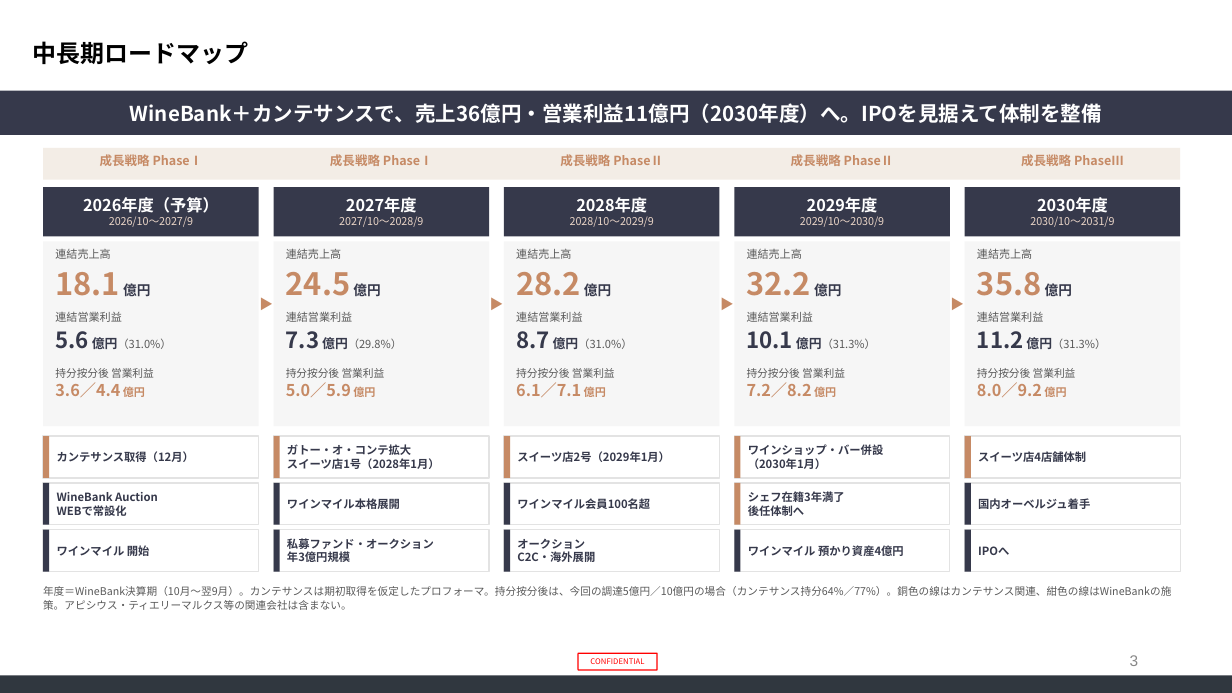
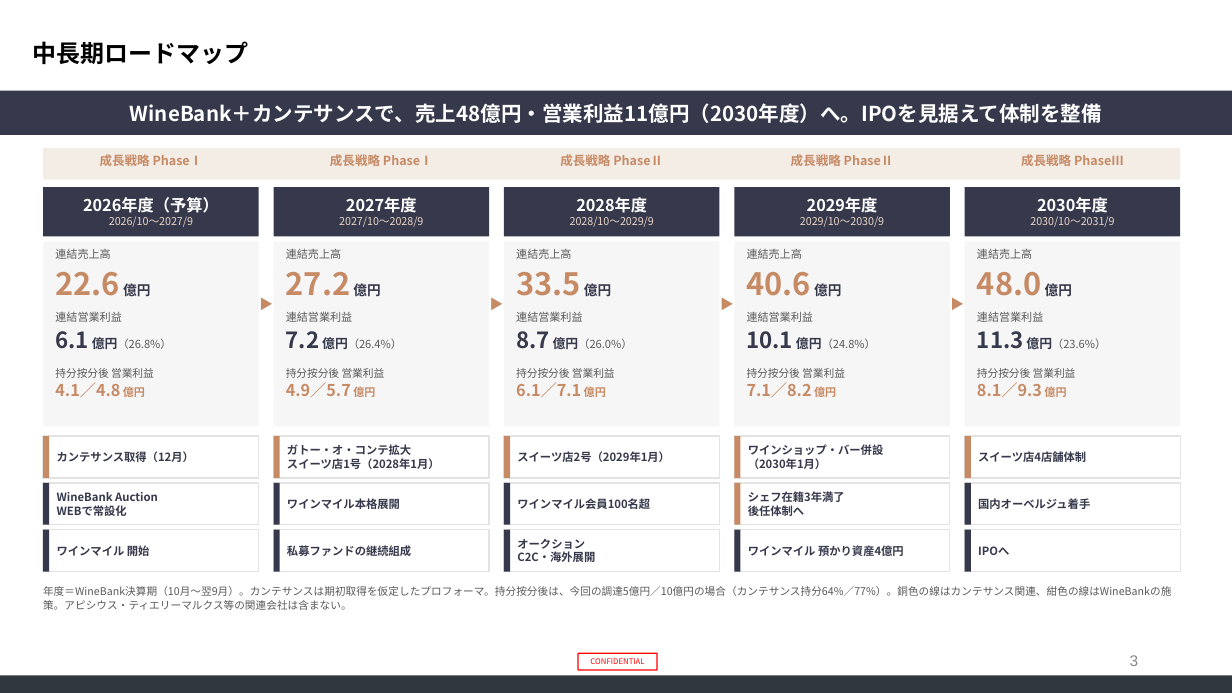
Before and after one commit to nakano-winebank/wine-auction, a slide deck: slide 3 of 投資家資料/20261115_シンプル版_WineBank＋カンテサンス/株式会社WineBank紹介_シンプル版差替6枚_20261115.pptx. Drawn at 1232x693 pixels with LibreOffice and Linux fonts; fonts in the diff are those of the drawing; background and template pictures are left out. Boxes give left, top, right and bottom in pixels: in the first picture for what was removed or moved away, otherwise in the second. Text is boxed around its words. In the diff, an @@ line names an element or a change of style, - is before the commit and + after.

```diff
--- a/投資家資料/20261115_シンプル版_WineBank＋カンテサンス/株式会社WineBank紹介_シンプル版差替6枚_20261115.pptx
+++ b/投資家資料/20261115_シンプル版_WineBank＋カンテサンス/株式会社WineBank紹介_シンプル版差替6枚_20261115.pptx
@@ text in rectangle at bbox=[130, 103, 1102, 123]: text changed @@
-WineBank＋カンテサンスで、売上36億円・営業利益11億円（2030年度）へ。IPOを見据えて体制を整備
+WineBank＋カンテサンスで、売上48億円・営業利益11億円（2030年度）へ。IPOを見据えて体制を整備
@@ text at bbox=[55, 272, 150, 296]: text changed @@
-18.1 億円
+22.6 億円
@@ text at bbox=[286, 272, 380, 296]: text changed @@
-24.5 億円
+27.2 億円
@@ text at bbox=[516, 272, 611, 296]: text changed @@
-28.2 億円
+33.5 億円
@@ text at bbox=[747, 272, 841, 296]: text changed @@
-32.2 億円
+40.6 億円
@@ text at bbox=[977, 272, 1072, 296]: text changed @@
-35.8 億円
+48.0 億円
@@ text at bbox=[55, 331, 172, 349]: text changed @@
-5.6 億円（31.0%）
+6.1 億円（26.8%）
@@ text at bbox=[286, 331, 402, 349]: text changed @@
-7.3 億円（29.8%）
+7.2 億円（26.4%）
@@ text at bbox=[516, 331, 632, 349]: text changed @@
-8.7 億円（31.0%）
+8.7 億円（26.0%）
@@ text at bbox=[747, 331, 876, 349]: text changed @@
-10.1 億円（31.3%）
+10.1 億円（24.8%）
@@ text at bbox=[977, 331, 1106, 349]: text changed @@
-11.2 億円（31.3%）
+11.3 億円（23.6%）
@@ text at bbox=[55, 382, 145, 397]: text changed @@
-3.6／4.4 億円
+4.1／4.8 億円
@@ text at bbox=[286, 382, 375, 397]: text changed @@
-5.0／5.9 億円
+4.9／5.7 億円
@@ text at bbox=[747, 382, 836, 397]: text changed @@
-7.2／8.2 億円
+7.1／8.2 億円
@@ text at bbox=[977, 382, 1066, 397]: text changed @@
-8.0／9.2 億円
+8.1／9.3 億円
@@ text at bbox=[287, 545, 411, 556]: text changed @@
-私募ファンド・オークション
-年3億円規模
+私募ファンドの継続組成
```
Also in this commit, not shown: 4 other slides changed, 6 other files.
